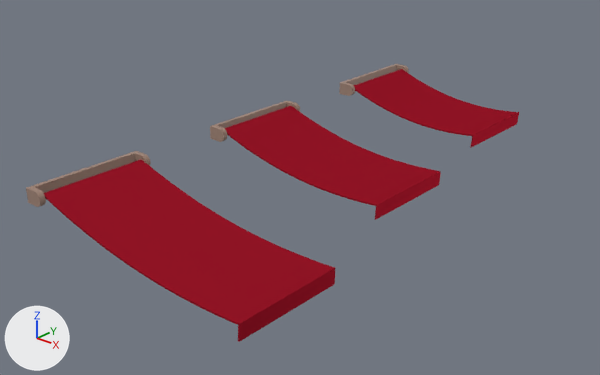
Before and after pictures for a commit that changed the Blender file Modelli statici/Tenda/Tende-varie-misure.blend.
The view is the same before and after, from a 50 mm lens placed at (8.57, -11.45, 5.59), pointed at (-1.68, 0.33, -1.07). Every picture has the same lights, and +X, +Y and +Z are marked at lower left.

In view in the first picture: 'Awning', 'Awning holder', 'Awning holder.001', 'Awning holder.002', 'Awning.001', 'Awning.002'.
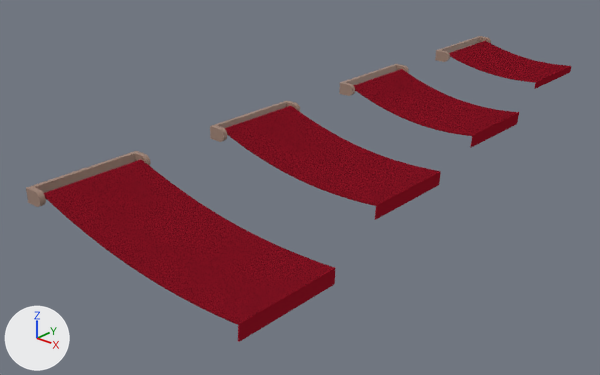
Edits to the bpy script that builds the scene:
```text
Change mat_tenda:
    remove # nodes: BsdfAnisotropic, BsdfDiffuse, MixShader, OutputMaterial, ValToRGB
    remove # colours: red #cc1f36, red #961728
    nodes: BsdfPrincipled, Mix, OutputMaterial, TexCoord, TexWave x2, ValToRGB x4, Value
    colours: black #000000, white #ffffff, grey #b1b1b1, red #981728, dark red #550d16
Change me_plane_003:
    where me_plane_003.from_pydata(...)  # 280 vertices, 275 faces, 2 loose edges; spans x -2.59..2.53, y -1.0..1.01, z -0.28..0.04
    used by ob_awning; location = (-0.66, 0.0, 0.06); rotation_euler = (-0.0207, 0.134, 0.00146), in degrees (-1.2, 7.7, 0.1); scale = (0.739, 1.0, 0.996)
    me_plane_003 part 1: the whole mesh is scaled about the mesh origin by (0.632, 1, 0.995)
Add me_plane_001:
    me_plane_001.from_pydata(...)  # 280 vertices, 275 faces, 2 loose edges; spans x -2.27..2.21, y -1.0..1.01, z -0.28..0.04
    me_plane_001.polygons.foreach_set('use_smooth', [True] * 275)
    me_plane_001.materials.append(mat_tenda)
Add me_plane_002:
    me_plane_002.from_pydata(...)  # 280 vertices, 275 faces, 2 loose edges; spans x -1.92..1.87, y -1.0..1.01, z -0.28..0.04
    me_plane_002.polygons.foreach_set('use_smooth', [True] * 275)
    me_plane_002.materials.append(mat_tenda)
Add me_plane_004:
    me_plane_004.from_pydata(...)  # 280 vertices, 275 faces, 2 loose edges; spans x -1.61..0.96, y -1.0..1.01, z -0.13..0.1
    me_plane_004.polygons.foreach_set('use_smooth', [True] * 275)
    me_plane_004.materials.append(mat_tenda)
Change ob_awning:
    ob_awning: bpy.data.objects.new('Awning', me_plane_003) -> bpy.data.objects.new('Awning', me_plane_002)
    ob_awning.scale: (0.739, 1.0, 0.996) -> (1.0, 1.0, 1.0)
Change ob_awning_001:
    ob_awning_001.scale: (0.632, 1.0, 0.995) -> (1.0, 1.0, 1.0)
Change ob_awning_002:
    ob_awning_002: bpy.data.objects.new('Awning.002', me_plane_003) -> bpy.data.objects.new('Awning.002', me_plane_001)
    ob_awning_002.scale: (0.874, 1.0, 1.0) -> (1.0, 1.0, 1.0)
Add ob_awning_holder_003:
    ob_awning_holder_003 = bpy.data.objects.new('Awning holder.003', me_mesh.copy())  # the mesh of ob_awning_holder_002
    ob_awning_holder_003.location = (-2.48, 6.99, 0.25)
    ob_awning_holder_003.rotation_euler = (1.571, 0.0, 0.0)  # degrees (90, 0, 0)
    ob_awning_holder_003.scale = (0.129, 0.129, 0.129)
Add ob_awning_003:
    ob_awning_003 = bpy.data.objects.new('Awning.003', me_plane_004)
    ob_awning_003.location = (-0.89, 8.0, 0.08)
    ob_awning_003.rotation_euler = (-0.0207, 0.134, 0.00146)  # degrees (-1.2, 7.7, 0.1)
```

Pixel boxes (x1, y1, x2, y2) of what changed, in the pictures (600 x 375 px; the box of a moved part takes in the faces that stretch with it):
'Awning.002', surface changed, rescaled
    both: (44, 160, 335, 342)
'Awning', surface changed, rescaled
    both: (224, 106, 441, 220)
'Awning.001', surface changed, rescaled
    both: (354, 69, 519, 148)
'Awning.003', added
    after: (449, 41, 571, 89)
'Awning holder.003', added
    after: (435, 36, 491, 62)
part 1 of me_plane_003, moved or reshaped
    before: (44, 69, 519, 326)
    after: (354, 69, 519, 148)
